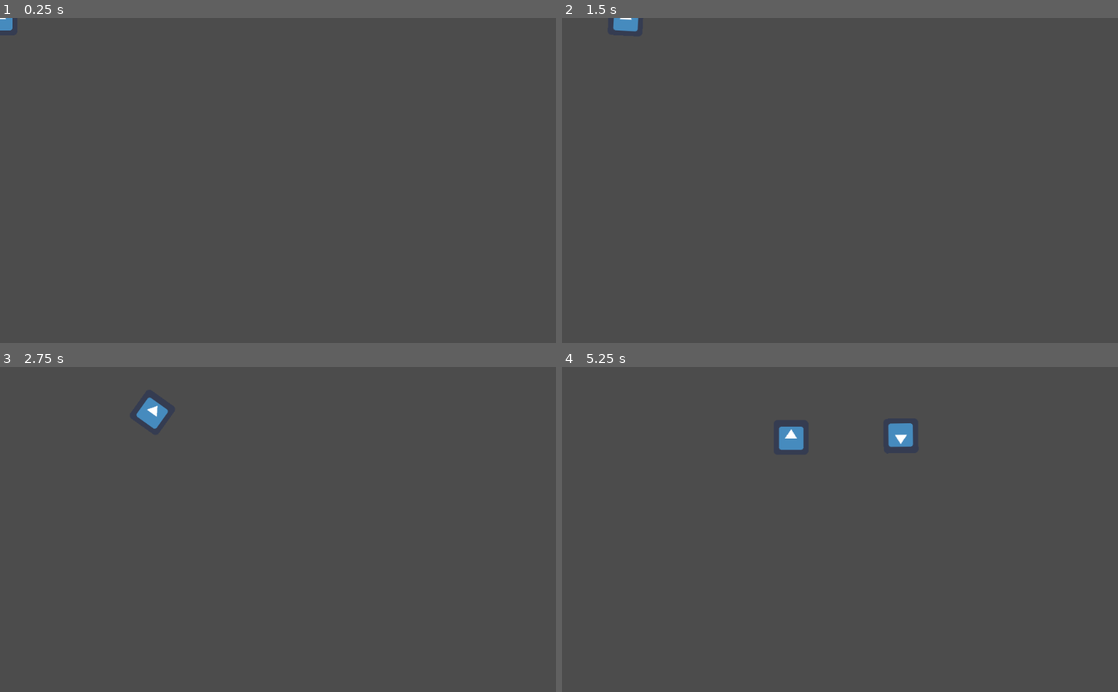
Above: before the commit, frames 1-4 (two rows, left to right).
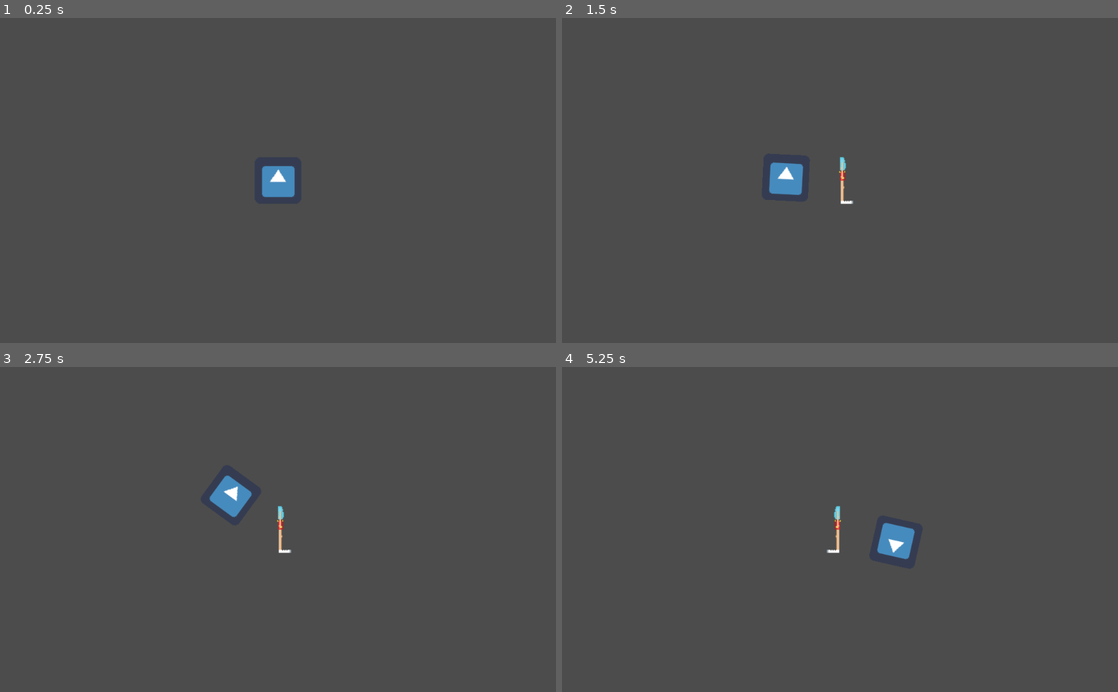
Above: after the commit, the same moments.

Repository: mathat13/MultiplayerGame
Game: Godot game, scene res://Game/Game.tscn
Same seed, same stepped clock (60 frames per second), same inputs: the game is played once before the commit and once after it. This scene is started directly instead of the project's main scene. The engine's default icon, where the game draws it, is replaced by a stand-in: a white triangle on a blue panel in a dark square.
Inputs:
- Up to frame 1 (0.25 s): no input
- Up to frame 2 (1.5 s): tap Enter at 0.5 s; hold Right (right) 0.53-1.28 s; hold Down (down) from 1.28 s (still down)
- Up to frame 3 (2.75 s): release Down (down) at 2.03 s; hold Right (right) from 2.03 s (still down)
- Up to frame 4 (5.25 s): release Right (right) at 2.78 s; hold W (up) 2.78-3.53 s; hold A (left) 3.53-5.03 s; hold Down (down) from 5.03 s (still down)

The runs differ from the first frame. In frame 1, 0.6% of the frame differs, in the area x 0-53%, y 0-56%; in frame 2, 0.9%; in frame 3, 1.0%; in frame 4, 1.4%, in the area x 39-64%, y 17-60%.

Commit message:
Player Image added.

Diff:
--- a/Game/Game.tscn
+++ b/Game/Game.tscn
@@ -8,7 +8,8 @@
 script = ExtResource( 3 )
 
 [node name="Player" parent="." instance=ExtResource( 2 )]
-accel = 100.0
-max_velocity = 5000
+accel = 3.0
+max_velocity = 4000
 
 [node name="Dog" parent="." instance=ExtResource( 1 )]
+speed = 2000
--- a/Player/Player.gd
+++ b/Player/Player.gd
@@ -1,10 +1,13 @@
 extends KinematicBody2D
 
+onready var sprite = $Sprite
+
 var velocity = Vector2(0,0)
-
 export var accel:float = 6.0
 export var max_velocity = 300
 
+func change_direction(flip:bool):
+	sprite.flip_h = flip if sprite.flip_h != flip else sprite.flip_h
 
 func get_movement_vector():
 	var move_vector = Vector2.ZERO
@@ -19,4 +22,5 @@
 	velocity.x += clamp(desired_x, -accel, accel)
 	velocity.y += clamp(desired_y, -accel, accel)
 	print(accel, velocity)
+	change_direction(velocity.x >= 0)
 	velocity = move_and_slide(velocity)
--- a/Player/Player.tscn
+++ b/Player/Player.tscn
@@ -1,6 +1,6 @@
 [gd_scene load_steps=3 format=2]
 
-[ext_resource path="res://icon.png" type="Texture" id=1]
+[ext_resource path="res://Player/Albert.png" type="Texture" id=1]
 [ext_resource path="res://Player/Player.gd" type="Script" id=2]
 
 [node name="Player" type="KinematicBody2D"]
@@ -8,3 +8,7 @@
 
 [node name="Sprite" type="Sprite" parent="."]
 texture = ExtResource( 1 )
+
+[node name="Camera" type="Camera2D" parent="."]
+current = true
+zoom = Vector2( 0.75, 0.75 )
Binary file added: Player/Albert.png
Not shown, added: Player/Albert.png.import
Binary file added: Sprite-0001.aseprite
